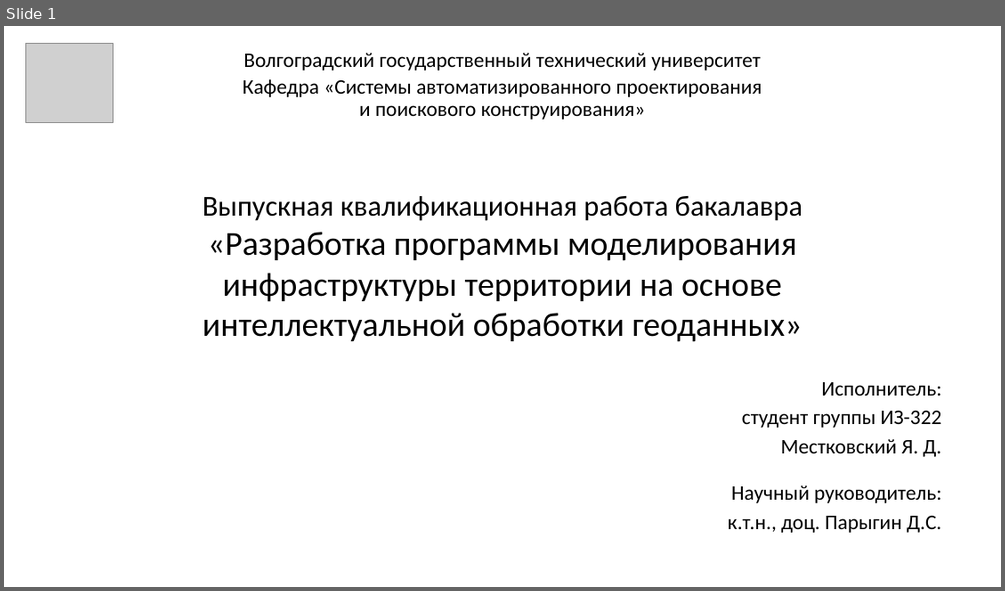
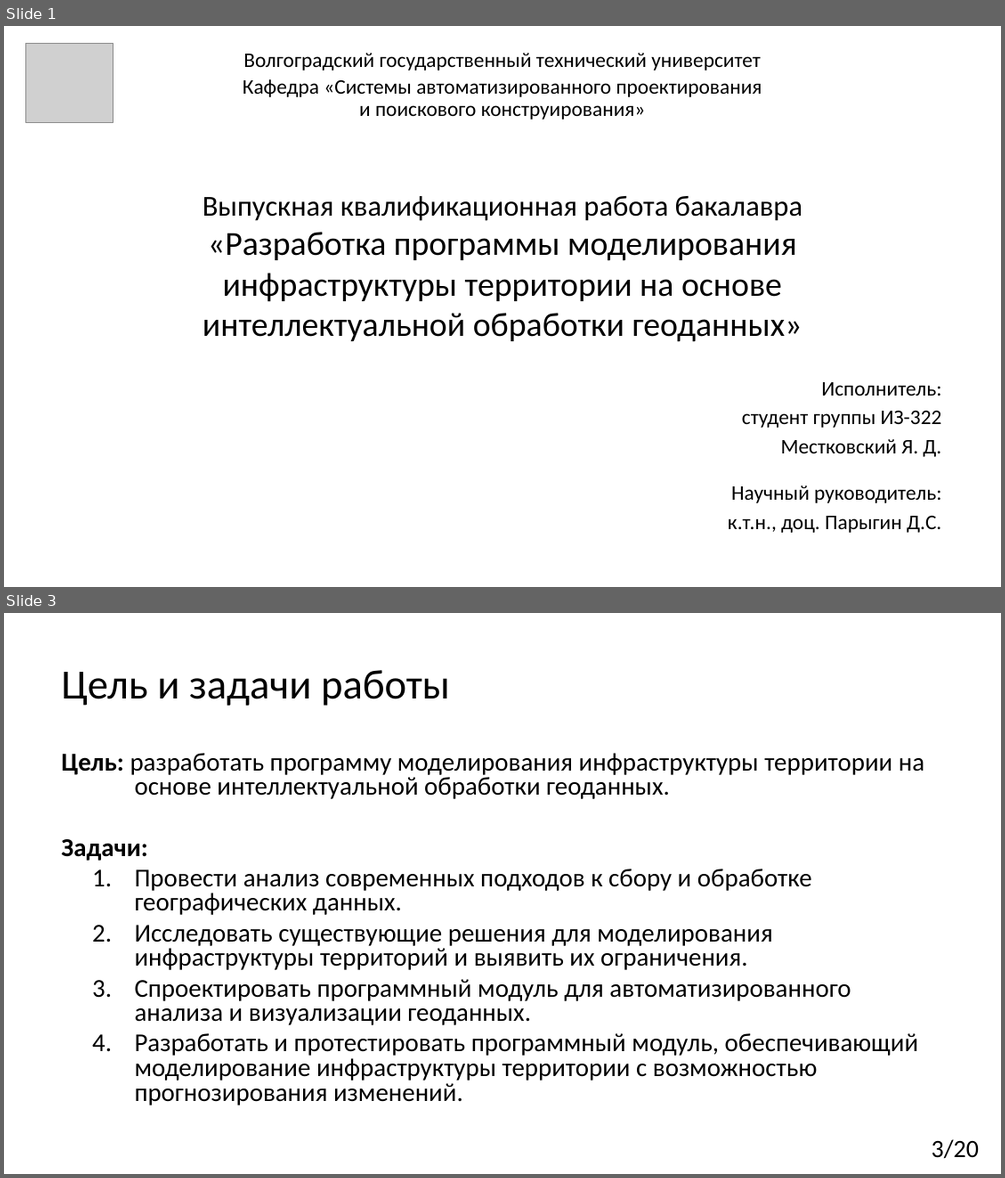
Before and after one commit to YaroslavMestkovsky/VKR, a slide deck: 3 [Презентация].pptx. Shown one above the other, each under a label of ours: slide 1 before the commit, slides 1 and 3 after it; the slides between them are not shown. The pictures are 1005x591 and 1005x1178 pixels, drawn with LibreOffice and Linux fonts; fonts in the diff are those of the drawing; grey boxes stand for pictures. Boxes give left, top, right and bottom in pixels: in the first picture for what was removed or moved away, otherwise in the second. Text is boxed around its words. In the diff, an @@ line names an element or a change of style, - is before the commit and + after.

```diff
--- a/3 [Презентация].pptx
+++ b/3 [Презентация].pptx
@@ slide 3 added at (4, 613, 1001, 1174), background #FFFFFF @@
@@ title added at (61, 670, 450, 706), 40 pt, text #000000 @@
+Цель и задачи работы
@@ text added at (61, 753, 924, 1105), 24.8 pt, text #000000 @@
+Цель: разработать программу моделирования инфраструктуры территории на основе интеллектуальной обработки геоданных.
+Задачи:
+1. Провести анализ современных подходов к сбору и обработке географических данных.
+2. Исследовать существующие решения для моделирования инфраструктуры территорий и выявить их ограничения.
+3. Спроектировать программный модуль для автоматизированного анализа и визуализации геоданных.
+4. Разработать и протестировать программный модуль, обеспечивающий моделирование инфраструктуры территории с возможностью прогнозирования изменений.
@@ page number added at (931, 1139, 979, 1159), 24 pt, text #000000 @@
+3/20
```
Also in this commit, not shown: 4 slides changed, 14 other slides added, 14 slides removed, 1 other file.
